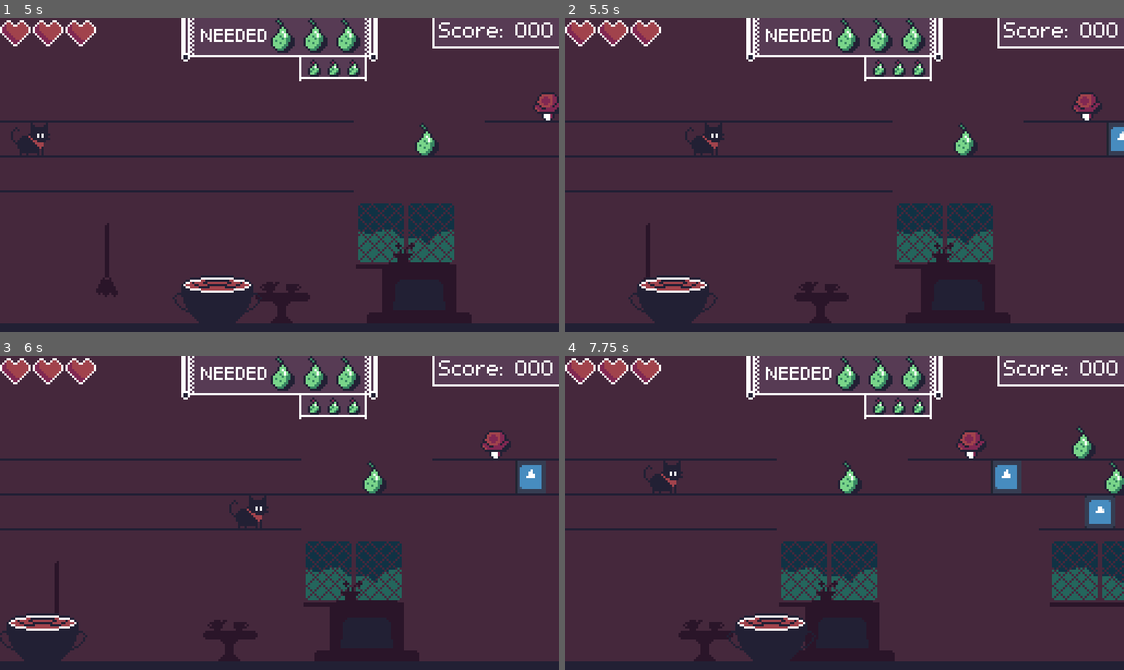
Above: before the commit, frames 1-4 (two rows, left to right).
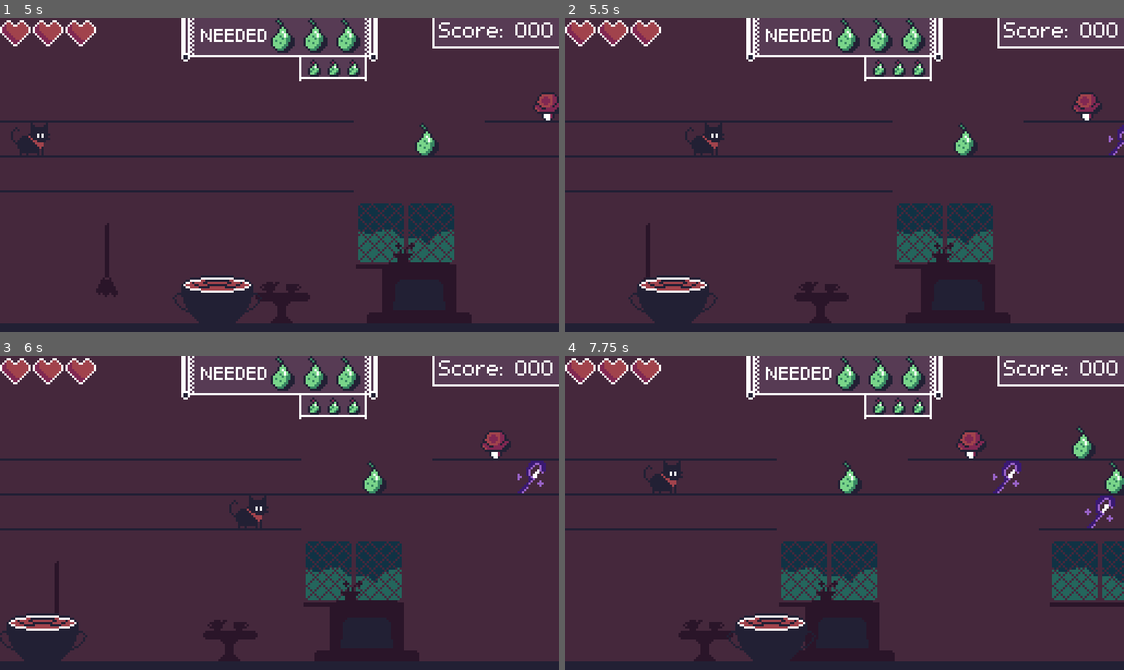
Above: after the commit, the same moments.

Repository: Bazooh/BlackCatJam
Game: Godot game, scene res://ui/menu.tscn
Same seed, same stepped clock (60 frames per second), same inputs: the game is played once before the commit and once after it. The engine's default icon, where the game draws it, is replaced by a stand-in: a white triangle on a blue panel in a dark square.
Inputs:
- Up to frame 1 (5 s): click "Start" at 0.5 s; hold Right (right) 1.28-2.03 s; hold S (down) 2.03-2.78 s; hold Right (right) 2.78-3.53 s; hold W (up) 3.53-4.28 s; hold A (left) from 4.28 s (still down)
- Up to frame 2 (5.5 s): keep holding A (left)
- Up to frame 3 (6 s): release A (left) at 5.78 s; hold S (down) from 5.78 s (still down)
- Up to frame 4 (7.75 s): release S (down) at 6.53 s; hold Right (right) 6.53-7.28 s; hold W (up) from 7.28 s (still down)

Frame 1 is identical in both runs. In frame 2, 0.2% of the frame differs, in the area x 96-100%, y 33-44%; in frame 3, 0.4%; in frame 4, 0.8%, in the area x 76-99%, y 33-55%.

Commit message:
more item sprites

Diff:
--- a/entities/items/utility/wand.tscn
+++ b/entities/items/utility/wand.tscn
@@ -1,15 +1,15 @@
 [gd_scene load_steps=4 format=3 uid="uid://d3r00tlree4sn"]
 
 [ext_resource type="PackedScene" uid="uid://dmjvmc6ltdaiu" path="res://entities/items/item.tscn" id="1_4x0k0"]
-[ext_resource type="Texture2D" uid="uid://u3baaex6yseh" path="res://icon.svg" id="2_cqv7o"]
+[ext_resource type="Texture2D" uid="uid://lfk8g4q0kwfo" path="res://art/items/Wand.png" id="2_uleue"]
 [ext_resource type="Script" path="res://entities/items/effects/change_items.gd" id="3_mosji"]
 
 [node name="Bomb" instance=ExtResource("1_4x0k0")]
 
 [node name="Sprite" parent="." index="0"]
 position = Vector2(0, -8.5)
-scale = Vector2(0.109375, 0.132812)
-texture = ExtResource("2_cqv7o")
+scale = Vector2(0.82, 1)
+texture = ExtResource("2_uleue")
 
 [node name="ChangeItems" type="Node" parent="Effects" index="1"]
 script = ExtResource("3_mosji")
--- a/level/decor/decor_broom.tscn
+++ b/level/decor/decor_broom.tscn
@@ -4,6 +4,7 @@
 [ext_resource type="Texture2D" uid="uid://dgqhr6gq4cs3e" path="res://art/decor/decor_broom.png" id="2_56uld"]
 
 [node name="Decor" instance=ExtResource("1_lupmp")]
+z_index = -2
 
 [node name="Sprite" parent="." index="0"]
 position = Vector2(0, -29)
--- a/level/decor/decor_fireplace.tscn
+++ b/level/decor/decor_fireplace.tscn
@@ -4,6 +4,7 @@
 [ext_resource type="Texture2D" uid="uid://d2ku1mh870sfa" path="res://art/decor/decor_fireplace.png" id="2_l4a3u"]
 
 [node name="Decor" instance=ExtResource("1_46q2o")]
+z_index = -3
 can_flip = true
 
 [node name="Sprite" parent="." index="0"]
--- a/level/decor/decor_ladder.tscn
+++ b/level/decor/decor_ladder.tscn
@@ -4,6 +4,7 @@
 [ext_resource type="Texture2D" uid="uid://i36uyv2bg3jf" path="res://art/decor/decor_ladder.png" id="2_ax7wy"]
 
 [node name="Decor" instance=ExtResource("1_71uay")]
+z_index = -2
 
 [node name="Sprite" parent="." index="0"]
 position = Vector2(0, -26)
--- a/level/decor/decor_painting0.tscn
+++ b/level/decor/decor_painting0.tscn
@@ -4,6 +4,7 @@
 [ext_resource type="Texture2D" uid="uid://dclvmnfiws5bv" path="res://art/decor/decor_painting_0.png" id="2_xv7mr"]
 
 [node name="Decor" instance=ExtResource("1_y35x6")]
+z_index = -3
 
 [node name="Sprite" parent="." index="0"]
 position = Vector2(0, -24)
--- a/level/decor/decor_painting1.tscn
+++ b/level/decor/decor_painting1.tscn
@@ -4,6 +4,7 @@
 [ext_resource type="Texture2D" uid="uid://cpnjy1662m126" path="res://art/decor/decor_painting_1.png" id="2_gvsn3"]
 
 [node name="Table" instance=ExtResource("1_18218")]
+z_index = -3
 
 [node name="Sprite" parent="." index="0"]
 position = Vector2(0, -24)
--- a/level/decor/decor_painting2.tscn
+++ b/level/decor/decor_painting2.tscn
@@ -4,6 +4,7 @@
 [ext_resource type="Texture2D" uid="uid://cjfemuhfof4r5" path="res://art/decor/decor_painting_2.png" id="2_t2gcn"]
 
 [node name="Table" instance=ExtResource("1_c2rh2")]
+z_index = -3
 
 [node name="Sprite" parent="." index="0"]
 position = Vector2(0, -24)
--- a/level/decor/decor_wallshelf.tscn
+++ b/level/decor/decor_wallshelf.tscn
@@ -4,6 +4,7 @@
 [ext_resource type="Texture2D" uid="uid://fvotljtjmya1" path="res://art/decor/decor_wallshelf.png" id="2_6ey3m"]
 
 [node name="Decor" instance=ExtResource("1_us2gn")]
+z_index = -2
 can_flip = true
 
 [node name="Sprite" parent="." index="0"]
--- a/level/decor/decor_winding_rectangle.tscn
+++ b/level/decor/decor_winding_rectangle.tscn
@@ -4,6 +4,7 @@
 [ext_resource type="Texture2D" uid="uid://dtocw5prxlpai" path="res://art/decor/decor_window_rectangle.png" id="2_t4jsa"]
 
 [node name="Window" instance=ExtResource("1_yx2qy")]
+z_index = -4
 
 [node name="Sprite" parent="." index="0"]
 position = Vector2(0, -41)
--- a/level/decor/decor_window_round.tscn
+++ b/level/decor/decor_window_round.tscn
@@ -4,6 +4,7 @@
 [ext_resource type="Texture2D" uid="uid://58u77k3n0wha" path="res://art/decor/decor_window_round.png" id="2_5frbk"]
 
 [node name="Window" instance=ExtResource("1_7074t")]
+z_index = -4
 
 [node name="Sprite" parent="." index="0"]
 position = Vector2(0, -41)
Binary file changed: art/Ingredients.png
Binary file added: art/items/Wand.png
Not shown, added: art/items/Wand.png.import
Not shown: 1 places in level/level.tscn that only renumber resources
